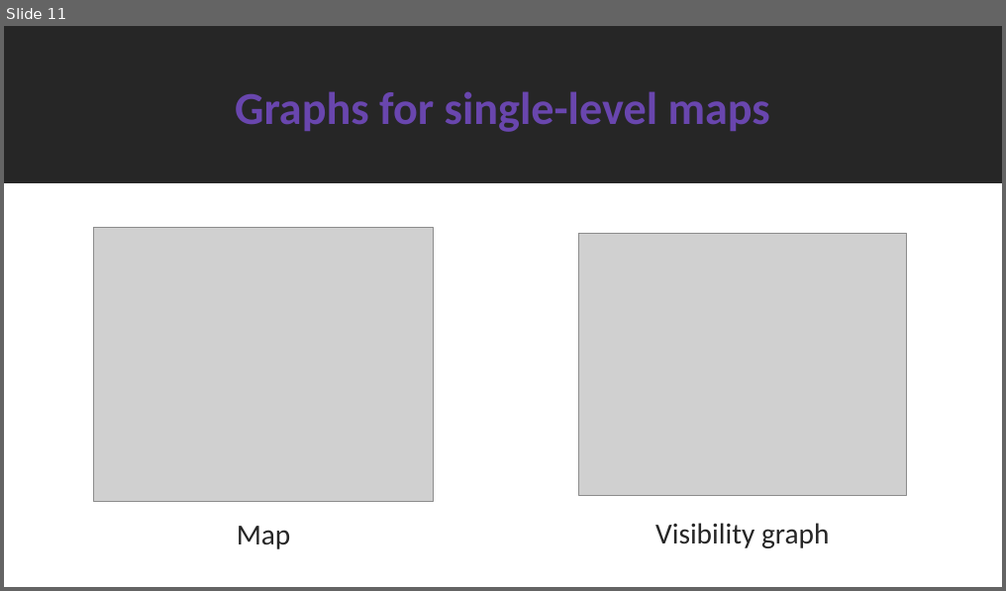
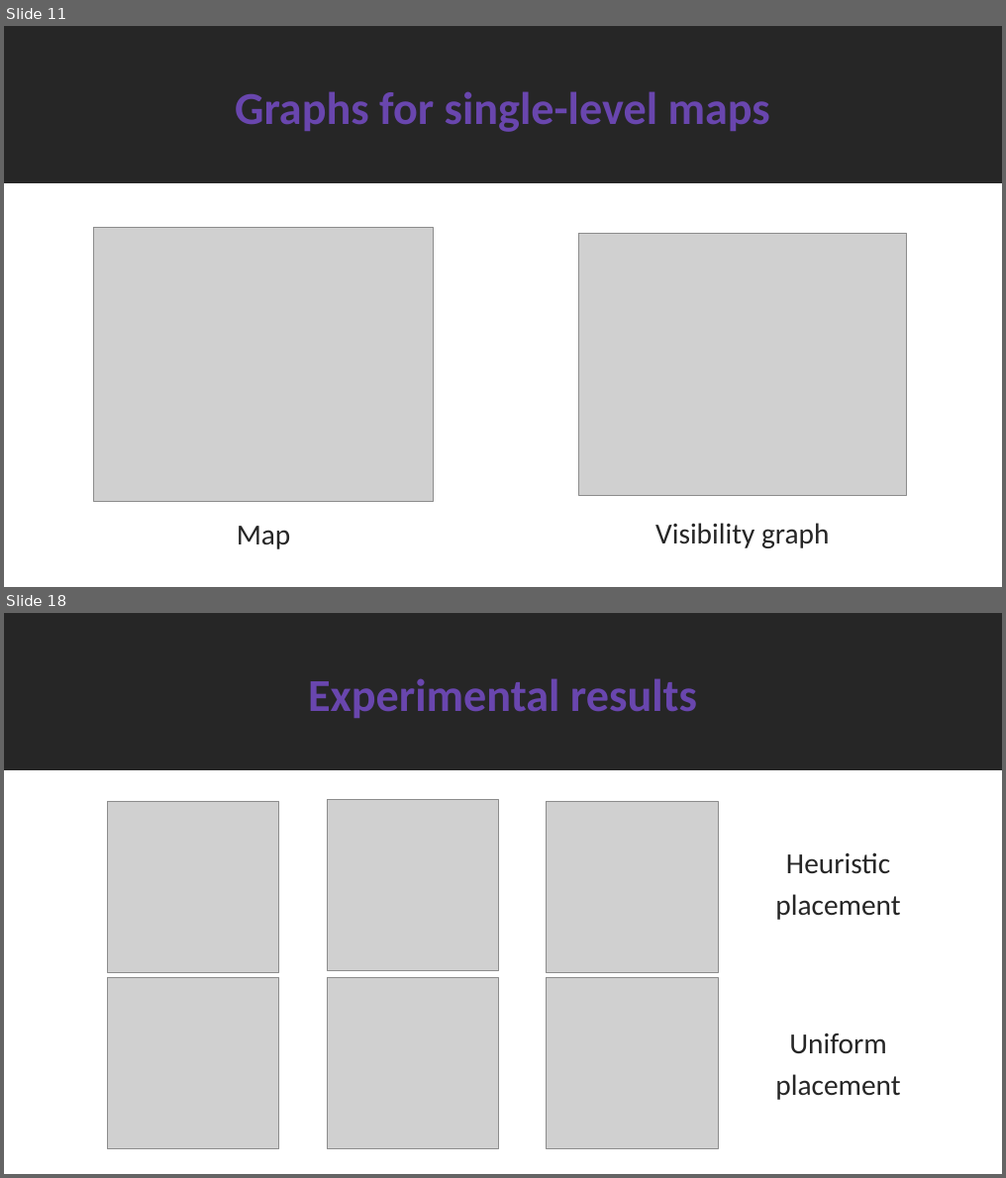
Before and after one commit to SimoDedo/ProjectArena, a slide deck: Presentation/An Online Framework for User-Based Analysis of Maps in First Person Shooters.pptx. Shown one above the other, each under a label of ours: slide 11 before the commit, slides 11 and 18 after it; the slides between them are not shown. The pictures are 1006x591 and 1006x1178 pixels, drawn with LibreOffice and Linux fonts; fonts in the diff are those of the drawing; grey boxes stand for pictures. Boxes give left, top, right and bottom in pixels: in the first picture for what was removed or moved away, otherwise in the second. Text is boxed around its words. In the diff, an @@ line names an element or a change of style, - is before the commit and + after.

```diff
--- a/Presentation/An Online Framework for User-Based Analysis of Maps in First Person Shooters.pptx
+++ b/Presentation/An Online Framework for User-Based Analysis of Maps in First Person Shooters.pptx
@@ slide 18 added at (x1=4, y1=613, x2=1002, y2=1174), background #262626 @@
@@ title added at (x1=308, y1=678, x2=697, y2=718), 44 pt, text #6946AE, bold @@
+Experimental results
@@ rectangle added at (x1=4, y1=771, x2=1002, y2=1174), fill #FFFFFF, outline #FFFFFF 1 pt @@
@@ picture added at (x1=107, y1=801, x2=279, y2=972) @@
@@ picture added at (x1=327, y1=799, x2=498, y2=970) @@
@@ picture added at (x1=547, y1=801, x2=718, y2=972) @@
@@ text added at (x1=775, y1=853, x2=900, y2=920), 28 pt, text #262626 @@
+Heuristic
+placement
@@ picture added at (x1=107, y1=977, x2=279, y2=1149) @@
@@ picture added at (x1=327, y1=977, x2=498, y2=1149) @@
@@ picture added at (x1=547, y1=977, x2=718, y2=1149) @@
@@ text added at (x1=775, y1=1034, x2=900, y2=1100), 28 pt, text #262626 @@
+Uniform
+placement
```
Also in this commit, not shown: 5 slides changed, 7 other slides added, 15 other files.
